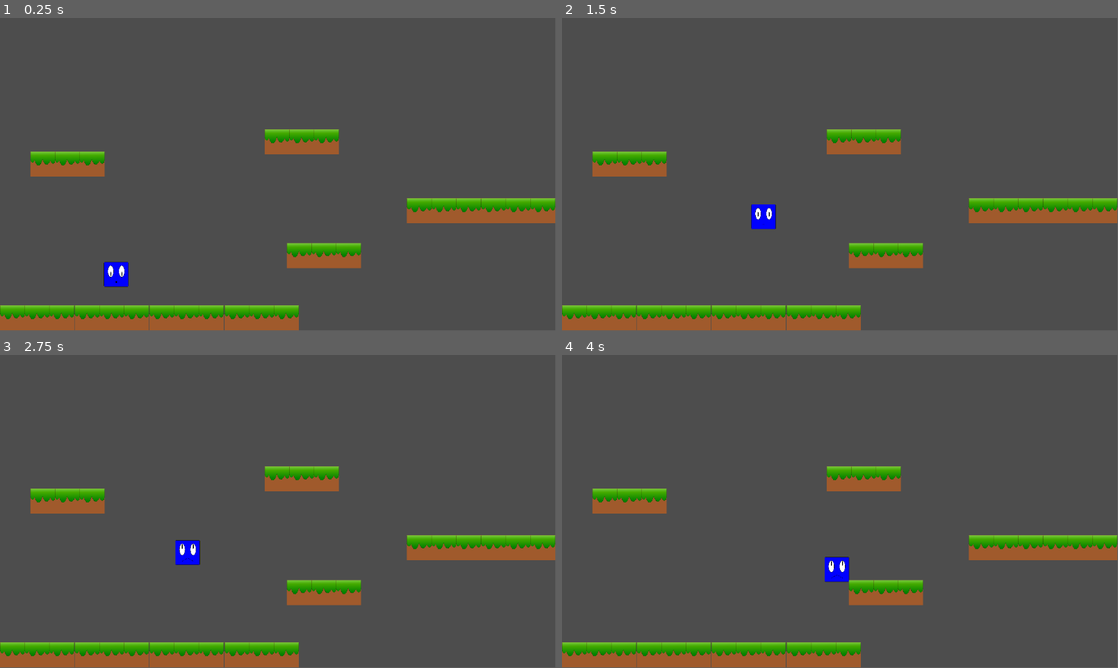
Above: before the commit, frames 1-4 (two rows, left to right).
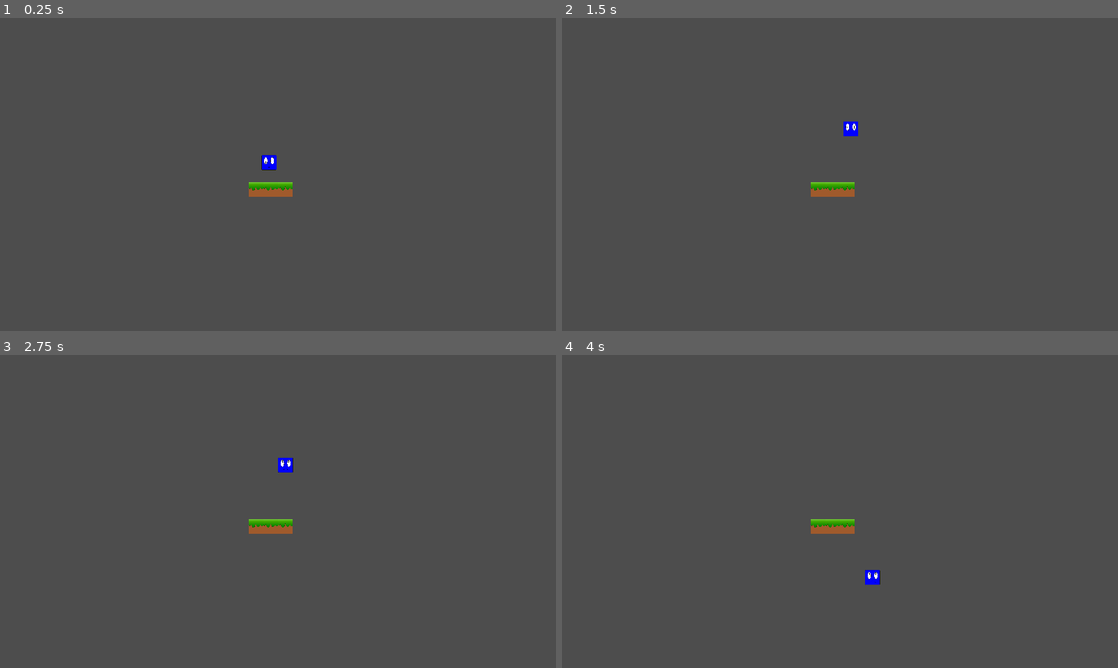
Above: after the commit, the same moments.

Repository: speregil/platformer-prototype
Game: Godot game, scene res://scenes/levels/level_test.tscn
The game is run twice, just before and just after one commit, with the same random seed, the same clock (stepped at 60 frames per second) and the same inputs. Before the commit the project starts from res://scenes/movement_test.tscn.
Inputs:
- Up to frame 1 (0.25 s): no input
- Up to frame 2 (1.5 s): hold D (right) from 0.53 s (still down); tap Space (jump) at 0.6, 0.77, 1.07, 1.35 s
- Up to frame 3 (2.75 s): tap Space (jump) at 1.52, 1.82, 2.1 s; release D (right) at 2.03 s; hold A (left) from 2.03 s (still down)
- Up to frame 4 (4 s): release A (left) at 2.78 s; hold D (right) from 2.78 s (still down); tap Space (jump) at 2.85, 3.02, 3.32, 3.6, 3.77 s
In our replay, the window is 799x449 before the commit and 800x450 after it. These sizes can differ from the game's own. Grey fills any space a smaller window leaves; there, only what the larger window draws over its background counts as a difference.

The runs differ from the first frame. In frame 1, 11% of the frame differs, in the area x 0-100%, y 35-100%; in frame 2, 10%; in frame 3, 10%; in frame 4, 10%.

Commit message:
Start of dynamic levels

Diff:
--- a/project.godot
+++ b/project.godot
@@ -12,13 +12,21 @@
 
 config/name="platformer_prototype"
 config/version="0.0.1"
-run/main_scene="uid://dxcd1ecsc58dn"
+run/main_scene="uid://b7lq0do01nnnw"
 config/features=PackedStringArray("4.5", "GL Compatibility")
 config/icon="res://graphics/icon.svg"
 
 [autoload]
 
 GlobalSettings="*res://global_scripts/global_settings.gd"
+
+[display]
+
+window/size/viewport_width=1920
+window/size/viewport_height=1080
+window/size/mode=2
+window/size/resizable=false
+window/stretch/mode="viewport"
 
 [input]
 
--- /dev/null
+++ b/scenes/levels/level_test.tscn
@@ -0,0 +1,12 @@
+[gd_scene load_steps=3 format=3 uid="uid://b7lq0do01nnnw"]
+
+[ext_resource type="PackedScene" uid="uid://b4olkdy5o4t51" path="res://scenes/player/player.tscn" id="1_vbogn"]
+[ext_resource type="PackedScene" uid="uid://djwsnxgs0yoyy" path="res://scenes/ground.tscn" id="2_d5kir"]
+
+[node name="Level_Test" type="Node2D"]
+
+[node name="Player" parent="." instance=ExtResource("1_vbogn")]
+position = Vector2(929, 479)
+
+[node name="Ground" parent="." instance=ExtResource("2_d5kir")]
+position = Vector2(858, 566)
--- a/scenes/player/player.gd
+++ b/scenes/player/player.gd
@@ -12,14 +12,15 @@
 @export var midair_acceleration_factor: float = 0.5		## Rate at which the player deaccelarates midair
 @export var jump_speed: float = 450.0					## Speed for jumping
 
-@onready var animated_sprite = $AnimatedSprite
+@onready var animated_sprite = $AnimatedSprite			## Reference to the sprite and animations resources
 
-var current_state: State = State.MOVING
-var direction: float = 0.0				## Movement direction in X
-var acceleration: float = 0.0			## Current acceleration to calculate movement speed
-var acceleration_modifier = 1.0
-var momentum_dir: float = 0.0			## Storages the movement direction before desacelerating
-var can_anim_fall: bool = true
+var current_state: State = State.MOVING					## Current state of the player
+var direction: float = 0.0								## Movement direction in X
+var acceleration: float = 0.0							## Current acceleration to calculate movement speed
+var acceleration_modifier = 1.0							## Scale modifier to the acceleration
+var momentum_dir: float = 0.0							## Storages the movement direction before desacelerating
+
+var can_anim_fall: bool = true							## Flag to control the falling animation
 
 ##--------------------------------------------------------------------------------------------------
 ## Functions
@@ -38,26 +39,25 @@
 	## Fall speed based on current gravity
 	velocity.y += GlobalSettings._get_gravity()
 
-	if current_state == State.JUMPING:
+	if current_state == State.JUMPING: ## When jumping, keep accelerating with the propoer factor
 		acceleration_modifier = midair_acceleration_factor
 		_accelerate()
-	elif is_on_floor():
+	elif is_on_floor(): ## When on the floor, accelerate and deacel as normal
 		current_state = State.MOVING
 		acceleration_modifier = 1.0
 
-		## Calculates speed in X base on current input
 		if direction != 0.0:
 			_accelerate()
 			momentum_dir = direction
 		else:
 			_deaccelerate()
-	elif current_state == State.FALLING:
+	elif current_state == State.FALLING: ## Keep accelerating when falling eith the proper factor
 		acceleration_modifier = midair_acceleration_factor
 		_accelerate()
-	else:
+	else: ## if you are not moving or doing anything else, then you must be falling
 		current_state = State.FALLING
 
-	## Let the engine move and collide
+	## Let the engine move the object
 	move_and_slide()
 
 ## ##
@@ -104,6 +104,9 @@
 	if Input.is_action_just_pressed("jump"):
 		current_state = State.JUMPING
 
+## ##
+## Controls the execution of animations base on the current state of the player
+## ##
 func _animate() -> void:
 	if current_state == State.MOVING:
 		can_anim_fall = true
Not shown, changed: export_presets.cfg
Renamed: scenes/movement_test.tscn -> scenes/levels/movement_test.tscn
Not shown, added: builds/win64/test_build v0-0-2.console.exe
Not shown, added: builds/win64/test_build v0-0-2.exe
Not shown, added: builds/win64/test_build v0-0-2.pck
Not shown, removed: builds/win64/test_build.console.exe
Not shown, changed: builds/win64/test_build.exe
Not shown, removed: builds/win64/test_build.pck
